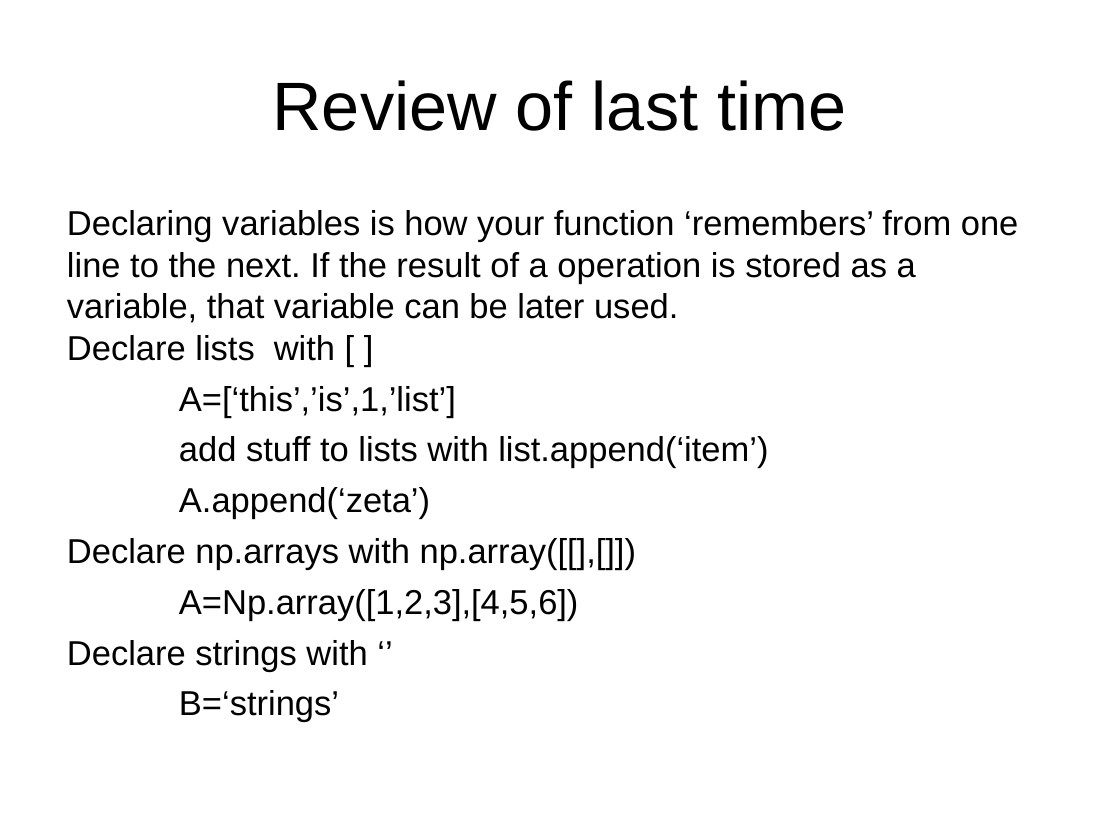
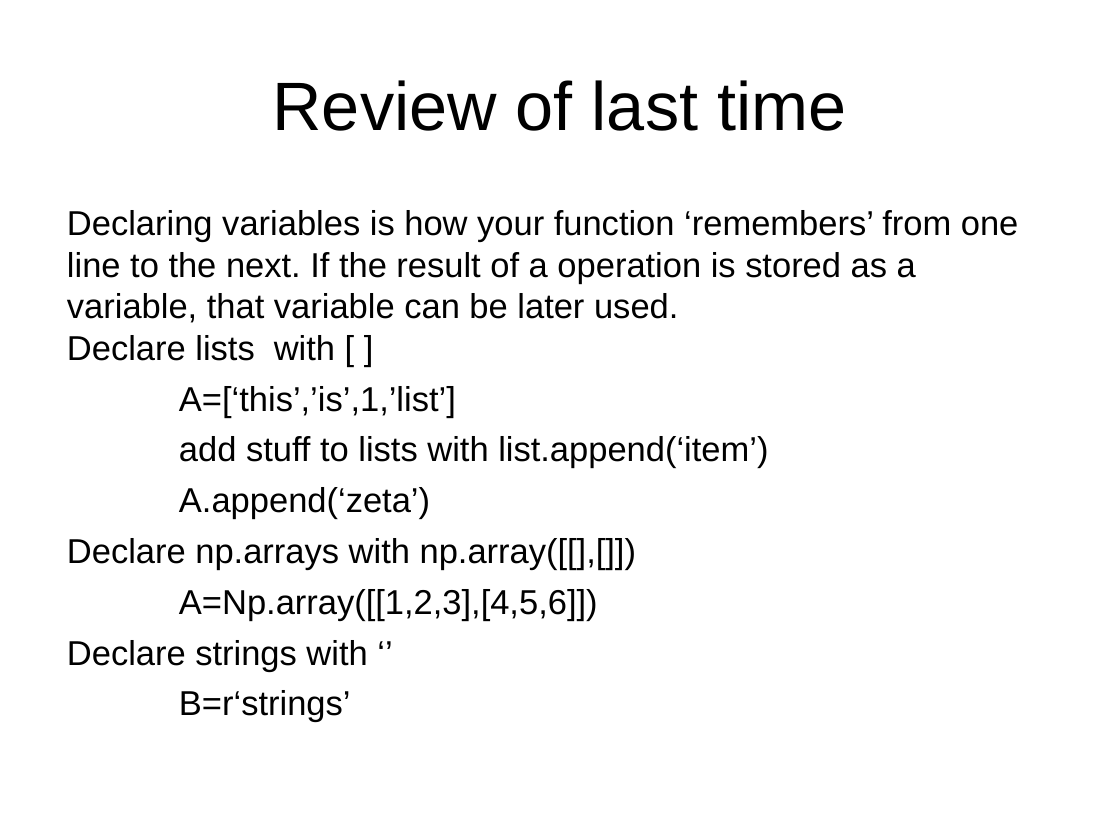
Before and after one commit to cdcox/PythonClassScripts, a slide deck: slide 2 of Day2/LectureForMeeting2ForLoops.ppt. Drawn at 1120x840 pixels with LibreOffice and Linux fonts; fonts in the diff are those of the drawing. Boxes give left, top, right and bottom in pixels: in the first picture for what was removed or moved away, otherwise in the second. Text is boxed around its words. In the diff, an @@ line names an element or a change of style, - is before the commit and + after.

```diff
--- a/Day2/LectureForMeeting2ForLoops.ppt
+++ b/Day2/LectureForMeeting2ForLoops.ppt
@@ text at [179,589,598,621]: text changed @@
-A=Np.array([1,2,3],[4,5,6])
+A=Np.array([[1,2,3],[4,5,6]])
@@ text at [179,690,351,722]: text changed @@
-B=‘strings’
+B=r‘strings’
```
Also in this commit, not shown: 1 other slide changed, 1 slide added, 1 slide removed.
